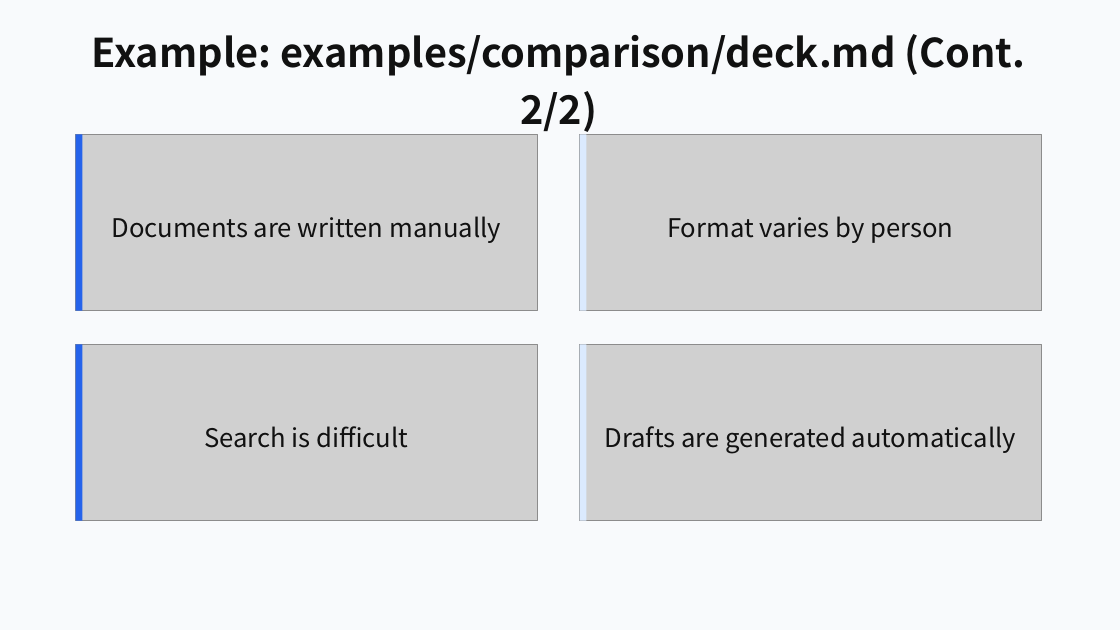
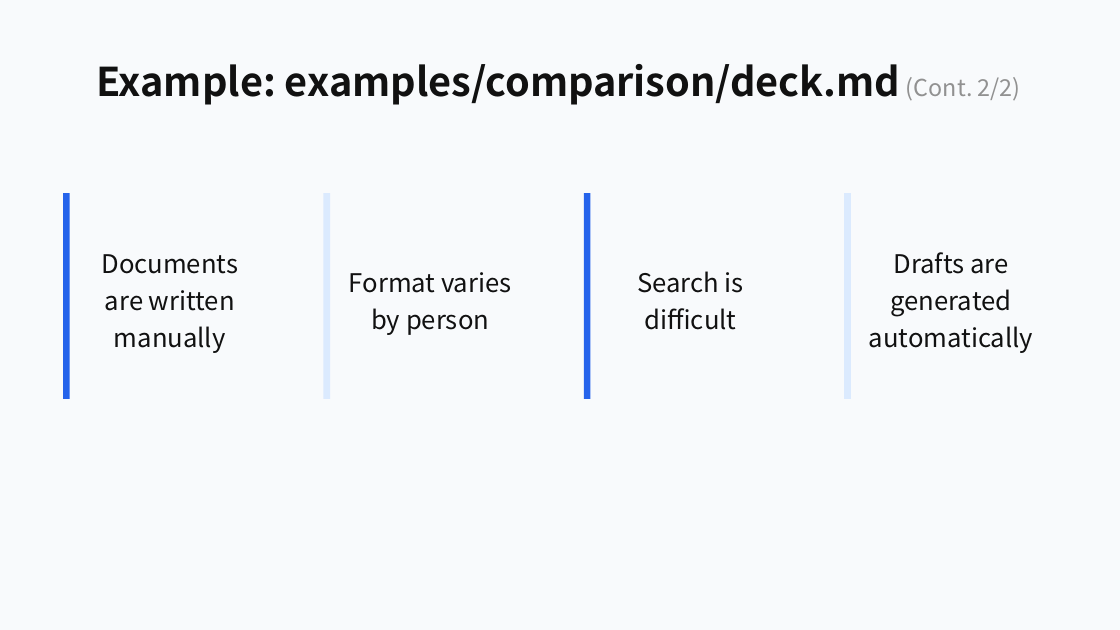
Before and after one commit to ch040602/mdpr-skill, a slide deck: slide 26 of artifacts/mdpr-vs-skill/mdpr-baseline-result.pptx. Drawn at 1120x630 pixels with LibreOffice and Linux fonts; fonts in the diff are those of the drawing; grey boxes stand for pictures. Boxes give left, top, right and bottom in pixels: in the first picture for what was removed or moved away, otherwise in the second. Text is boxed around its words. In the diff, an @@ line names an element or a change of style, - is before the commit and + after.

Commit message:
Refresh twenty-loop visual comparison

```diff
--- a/artifacts/mdpr-vs-skill/mdpr-baseline-result.pptx
+++ b/artifacts/mdpr-vs-skill/mdpr-baseline-result.pptx
@@ text "Example: examples/comparison/deck.md (Cont. 2/2)" at box(96, 64, 1021, 105): size 34 to 20 pt, text colour #111111 to #919191, bold off in "(Cont. 2/2)" @@
@@ picture removed at box(76, 134, 538, 311) @@
@@ picture removed at box(580, 134, 1042, 311) @@
@@ rectangle: place and size @@
-rectangle at box(76, 134, 82, 311)
+rectangle at box(63, 193, 70, 399)
@@ rectangle: place and size @@
-rectangle at box(580, 344, 586, 521)
+rectangle at box(323, 193, 330, 399)
@@ rectangle: place and size @@
-rectangle at box(580, 134, 586, 311)
+rectangle at box(584, 193, 591, 399)
@@ rectangle at box(584, 193, 591, 399): fill #DBEAFE to #2563EB @@
@@ rectangle added at box(844, 193, 851, 399), fill #DBEAFE @@
@@ text "Documents are written manually" rewrapped from box(111, 216, 501, 243) to box(101, 254, 238, 353) @@
@@ text "Format varies by person" rewrapped from box(667, 216, 953, 243) to box(349, 272, 511, 335) @@
@@ text "Search is difficult" rewrapped from box(204, 426, 408, 448) to box(637, 271, 744, 330) @@
@@ text "Drafts are generated automatically" rewrapped from box(604, 426, 1016, 453) to box(869, 252, 1033, 353) @@
@@ picture removed at box(76, 344, 538, 521) @@
@@ rectangle removed at box(76, 344, 82, 521) @@
@@ picture removed at box(580, 344, 1042, 521) @@
```
Also in this commit, not shown: 21 other slides changed, 12 other files.
